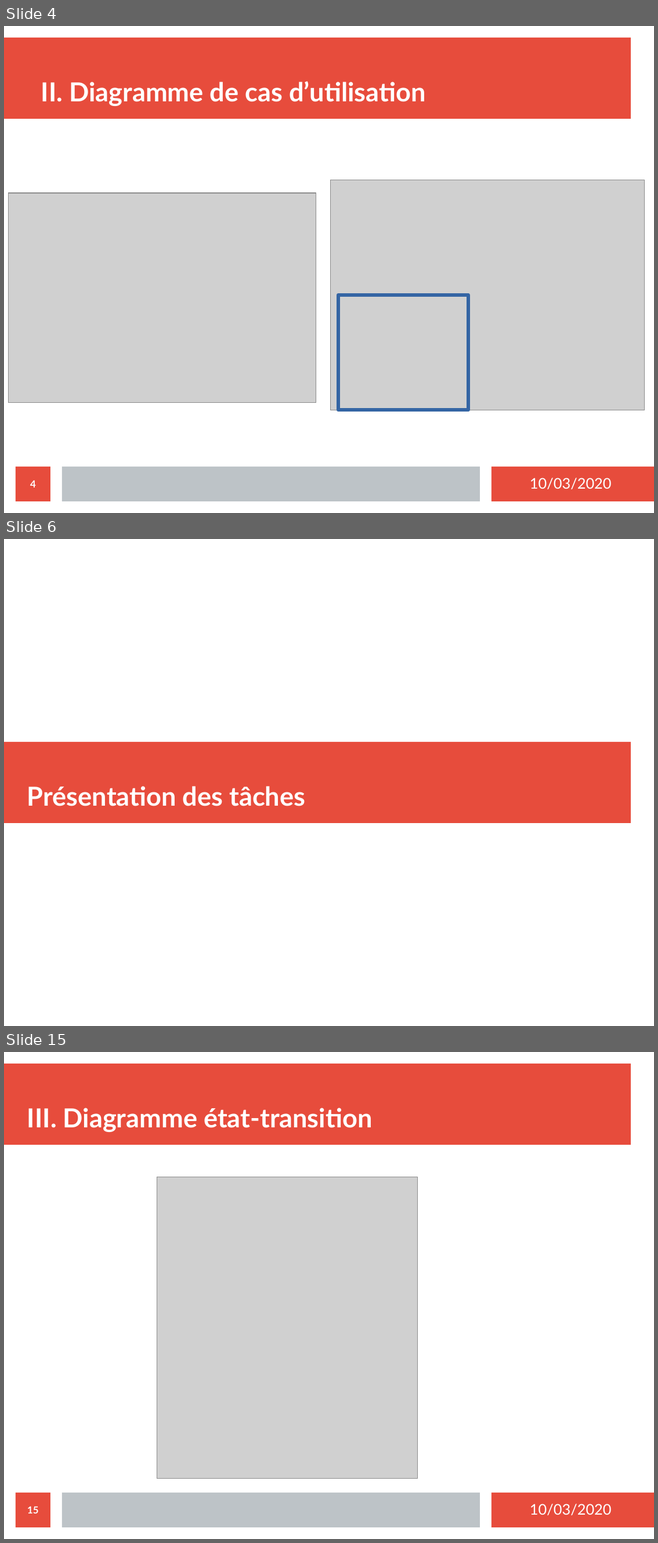
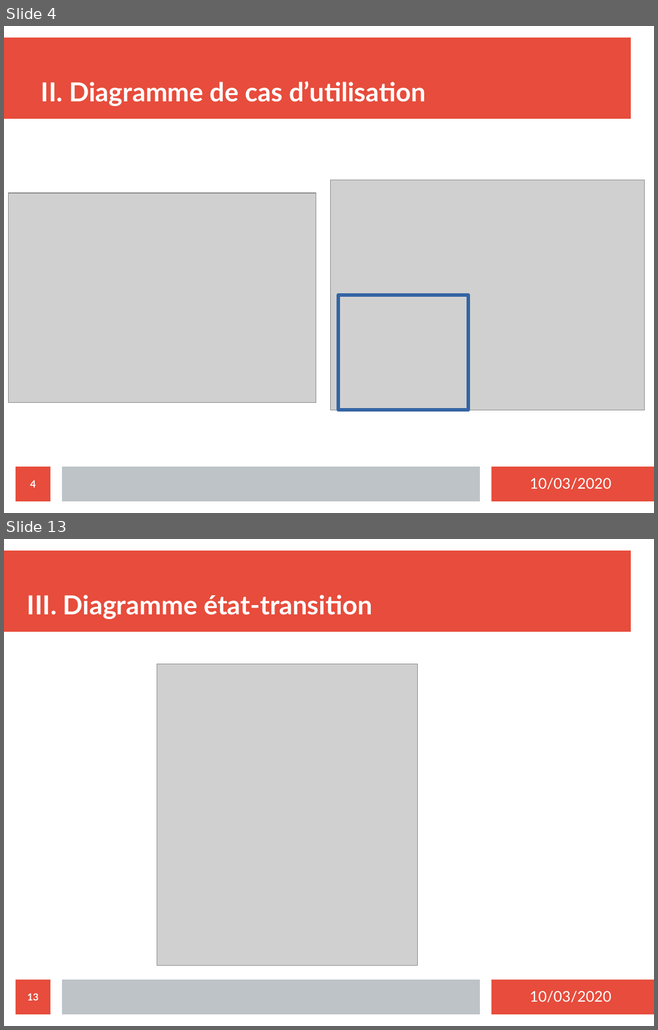
Before and after one commit to MezeretteBrice/Projet_Ronde, a slide deck: SOUTENANCE/Revue2/Revue2_CHEVREL.odp. Shown one above the other, each under a label of ours: slides 4, 6 and 15 before the commit, slides 4 and 13 after it; the slides between them are not shown. The pictures are 658x1543 and 658x1030 pixels, drawn with LibreOffice and Linux fonts; fonts in the diff are those of the drawing; grey boxes stand for pictures. Boxes give left, top, right and bottom in pixels: in the first picture for what was removed or moved away, otherwise in the second. Text is boxed around its words. In the diff, an @@ line names an element or a change of style, - is before the commit and + after.

```diff
--- a/SOUTENANCE/Revue2/Revue2_CHEVREL.odp
+++ b/SOUTENANCE/Revue2/Revue2_CHEVREL.odp
@@ slide 6 removed at <box>4,539,654,1026</box>, background #FFFFFF @@
@@ rectangle removed at <box>4,742,630,823</box> @@
@@ title removed at <box>27,786,305,806</box> @@
-Présentation des tâches
@@ what was slide 15 is now slide 13 @@
@@ page number at <box>27,993,39,1001</box>: text changed @@
-15
+13
```
Also in this commit, not shown: 9 slides changed, 1 other slide removed.
